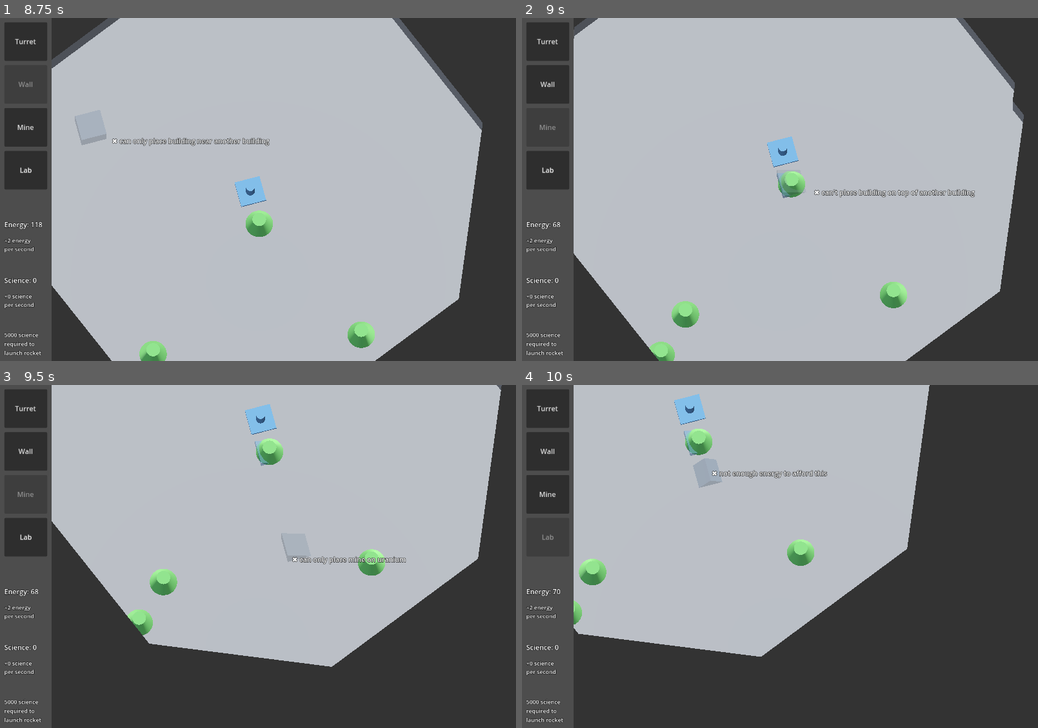
Above: before the commit, frames 1-4 (two rows, left to right).
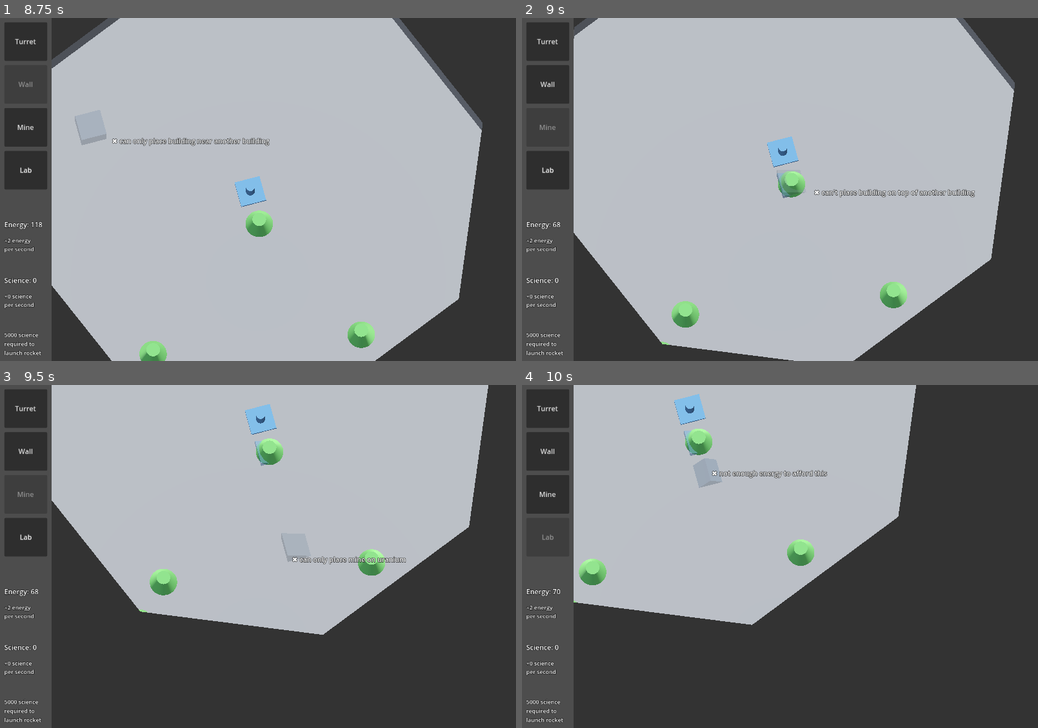
Above: after the commit, the same moments.

Repository: mcjohnalds/machine-extinction-event
Game: Godot game, scene res://main.tscn
The game is run twice, just before and just after one commit, with the same random seed, the same clock (stepped at 60 frames per second) and the same inputs.
Inputs (mouse positions are in pixels of both pictures, inside the frame that each line leads up to):
- Up to frame 1 (8.75 s): click "Start" at 0.5 s; click "Wall" at 1.25 s; click "Turret" at 2 s; click "Mine" at 2.75 s; click "Lab" at 3.5 s; tap Enter at 4.25 s; move the mouse to (371, 172) at 4.27 s; hold D 4.28-5.03 s; tap 1 at 4.35, 7.35 s; click (371, 172) at 4.42 s; move the mouse to (154, 206) at 5.02 s; hold S 5.03-5.78 s; tap 2 at 5.1, 8.1 s; move the mouse to (309, 114) at 5.77 s; hold D 5.78-6.53 s; tap 3 at 5.85 s; move the mouse to (232, 258) at 6.52 s; hold W 6.53-7.28 s; tap 4 at 6.6 s; click (232, 258) at 6.67 s; move the mouse to (412, 240) at 7.27 s; hold A from 7.28 s (still down); move the mouse to (103, 138) at 8.02 s
- Up to frame 2 (9 s): move the mouse to (805, 189) at 8.77 s; release A at 8.78 s; hold S from 8.78 s (still down); tap 3 at 8.85 s; click (805, 189) at 8.92 s
- Up to frame 3 (9.5 s): keep holding S
- Up to frame 4 (10 s): move the mouse to (702, 470) at 9.52 s; release S at 9.53 s; hold D from 9.53 s (still down); tap 4 at 9.6 s

Frame 1 is identical in both runs. In frame 2, 5.5% of the frame differs, in the area x 10-98%, y 24-100%; in frame 3, 8.7%, in the area x 10-98%, y 0-83%; in frame 4, 7.5%.

Commit message:
visibility ring logic

Diff:
--- a/game.gd
+++ b/game.gd
@@ -188,12 +188,13 @@
 				mesh.material_override = player_transparent
 			buildings.add_child(building)
 
-			var visibility_ring := (
-				launchpad_visibility_ring.duplicate() as Node3D
-			)
-			visibility_ring.position = building.position
-			fog_of_war.add_child(visibility_ring)
-			grid_to_visibility_ring[grid_coord] = visibility_ring
+			if building_type == BuildingType.TURRET:
+				var visibility_ring := (
+					launchpad_visibility_ring.duplicate() as Node3D
+				)
+				visibility_ring.position = building.position
+				fog_of_war.add_child(visibility_ring)
+				grid_to_visibility_ring[grid_coord] = visibility_ring
 		elif can_sell_building():
 				set_energy(energy + get_sell_value())
 				erase_building(grid_coord)
@@ -500,8 +501,14 @@
 	var building: Node3D = grid_to_building[grid_coord]
 	building.queue_free()
 	grid_to_building.erase(grid_coord)
-	grid_to_visibility_ring.erase(grid_coord)
+
+	if grid_coord in grid_to_visibility_ring:
+		var visibility_ring: Node3D = grid_to_visibility_ring[grid_coord]
+		visibility_ring.queue_free()
+		grid_to_visibility_ring.erase(grid_coord)
+
 	grid_to_building_completion_proportion.erase(grid_coord)
+
 	if grid_coord == Vector2i(0, 0) and not is_rocket_taking_off:
 		rocket.queue_free()
 		play_game_over_sequence(GameResult.LOST)
Not shown, changed: todo.txt
